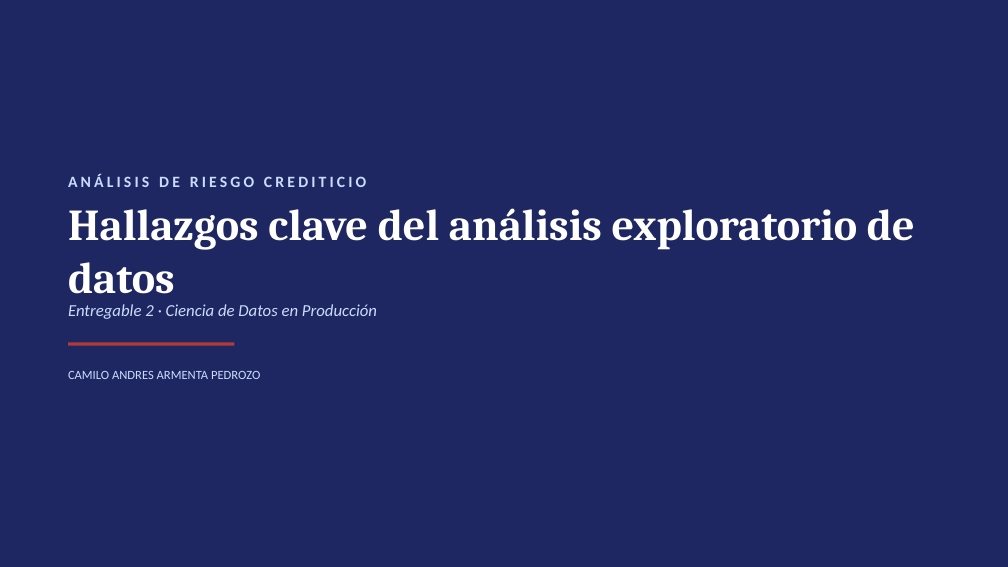
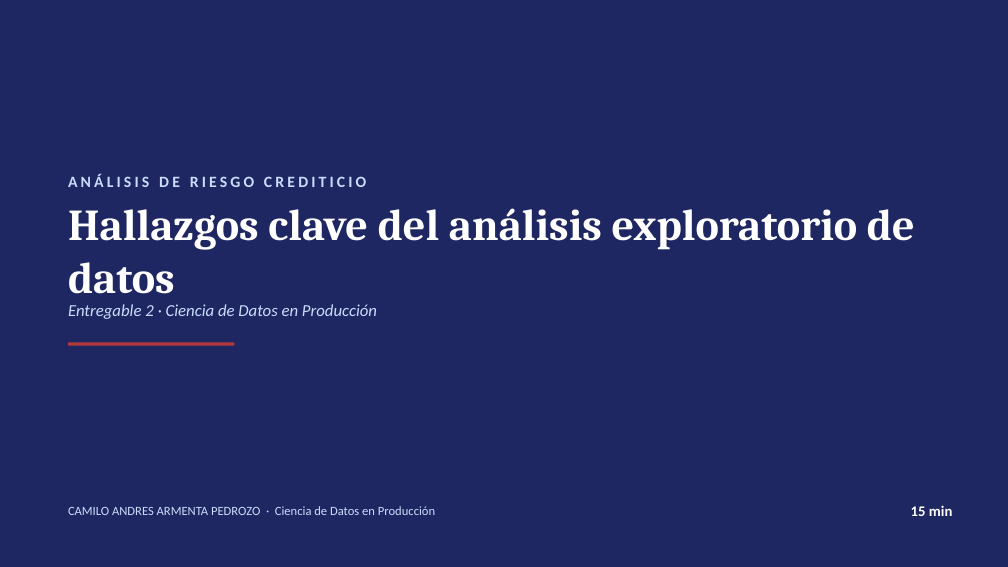
Before and after one commit to papiarcacamilo/MLOPS_CURSE, a slide deck: slide 1 of PRESENTACION.pptx. Drawn at 1008x567 pixels with LibreOffice and Linux fonts; fonts in the diff are those of the drawing. Boxes give left, top, right and bottom in pixels: in the first picture for what was removed or moved away, otherwise in the second. Text is boxed around its words. In the diff, an @@ line names an element or a change of style, - is before the commit and + after.

```diff
--- a/PRESENTACION.pptx
+++ b/PRESENTACION.pptx
@@ text at <box>68,506,435,515</box>: text changed @@
-CAMILO ANDRES ARMENTA PEDROZO
+CAMILO ANDRES ARMENTA PEDROZO · Ciencia de Datos en Producción
@@ text added at <box>911,505,952,516</box>, 14 pt, text #FFFFFF, bold @@
+15 min
```
Also in this commit, not shown: 16 other slides changed, 1 slide added, 2 other files.
